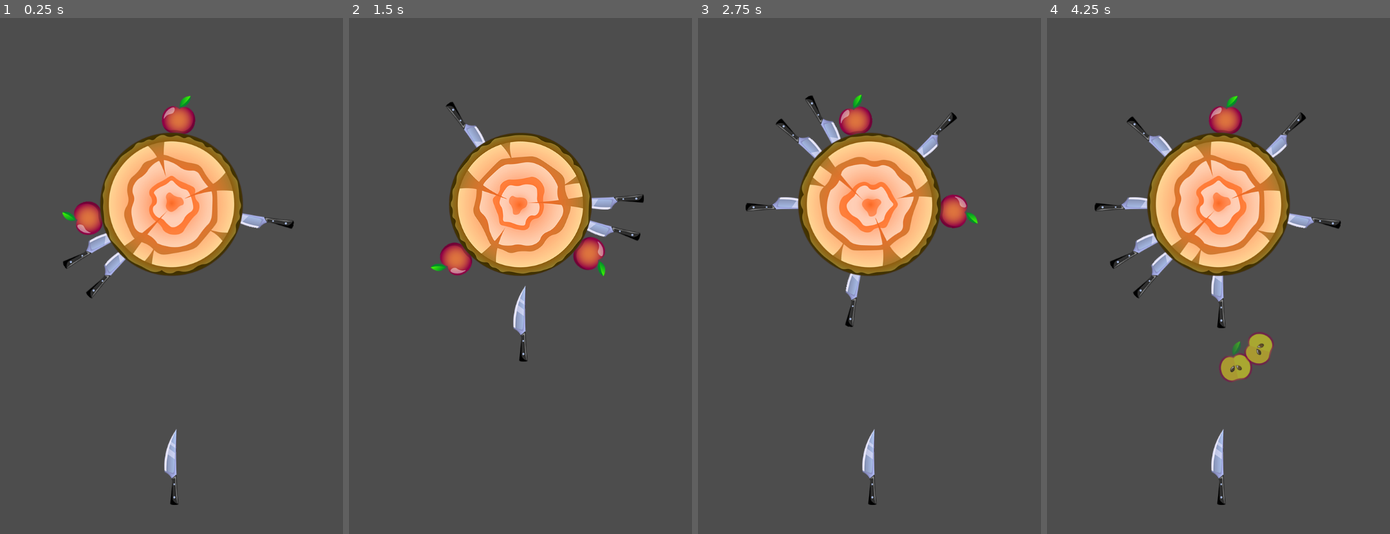
Above: before the commit, frames 1-4 (left to right).
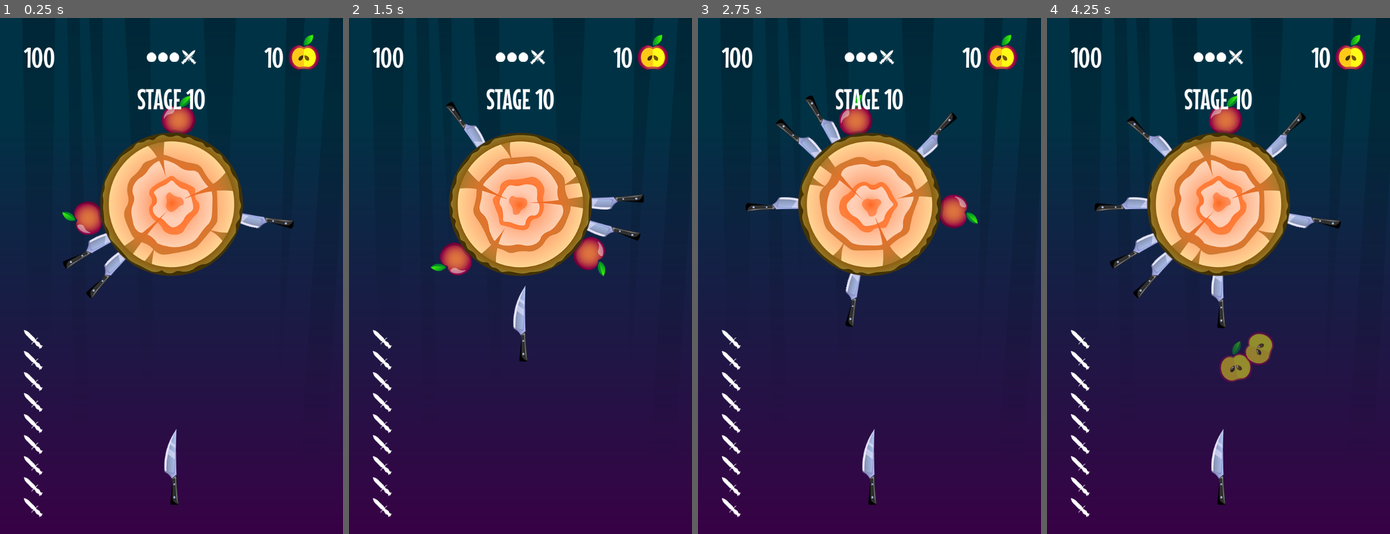
Above: after the commit, the same moments.

Repository: justkuzan/knife-throwing
Game: Godot game, scene res://scenes/game.tscn
Two runs of this game, one before a commit and one after it. Both use one fixed random seed, a clock stepped at 60 frames per second and the inputs below. The project has no main scene, so this scene is started directly.
Inputs (mouse positions are in pixels of both pictures, inside the frame that each line leads up to):
- Up to frame 1 (0.25 s): no input
- Up to frame 2 (1.5 s): move the mouse to (595, 250) at 0.52 s; click (595, 250) at 0.67 s; move the mouse to (451, 301) at 1.27 s; click (451, 301) at 1.42 s
- Up to frame 3 (2.75 s): move the mouse to (903, 162) at 2.02 s; click (903, 162) at 2.17 s
- Up to frame 4 (4.25 s): move the mouse to (1201, 379) at 2.77 s; click (1201, 379) at 2.92 s; move the mouse to (1321, 353) at 3.52 s; click (1321, 353) at 3.67 s

The runs differ from the first frame. In frame 1, 89% of the frame differs, in the area x 0-100%, y 0-100%; in frame 2, 89%; in frame 3, 89%; in frame 4, 88%.

Commit message:
Created HUD

Diff:
--- /dev/null
+++ b/elements/ui/hud/hud.tscn
@@ -0,0 +1,135 @@
+[gd_scene load_steps=7 format=3 uid="uid://depwcc7wakmbn"]
+
+[ext_resource type="Texture2D" uid="uid://cxc0eg6ywmqi5" path="res://assets/background.png" id="1_62tqk"]
+[ext_resource type="Theme" uid="uid://425n7b2wgemi" path="res://styles/main.theme" id="2_p7kvt"]
+[ext_resource type="Texture2D" uid="uid://c8avdj5qs1klg" path="res://assets/circle_1.png" id="3_udgck"]
+[ext_resource type="Texture2D" uid="uid://fj11q3al6t66" path="res://assets/boss_ico.png" id="4_2xxep"]
+[ext_resource type="Texture2D" uid="uid://dfoxeyqgynyxa" path="res://assets/apple_ico.png" id="5_2xxep"]
+[ext_resource type="Texture2D" uid="uid://c5jx2g5jh4i36" path="res://assets/knife_ico_2.png" id="6_n5s42"]
+
+[node name="HUD" type="CanvasLayer"]
+layer = 5
+
+[node name="CanvasLayer" type="CanvasLayer" parent="."]
+layer = -5
+
+[node name="TextureRect" type="TextureRect" parent="CanvasLayer"]
+anchors_preset = 15
+anchor_right = 1.0
+anchor_bottom = 1.0
+grow_horizontal = 2
+grow_vertical = 2
+texture = ExtResource("1_62tqk")
+
+[node name="MarginContainer" type="MarginContainer" parent="."]
+anchors_preset = 15
+anchor_right = 1.0
+anchor_bottom = 1.0
+grow_horizontal = 2
+grow_vertical = 2
+theme_override_constants/margin_left = 50
+theme_override_constants/margin_top = 35
+theme_override_constants/margin_right = 50
+theme_override_constants/margin_bottom = 35
+
+[node name="VBoxContainer" type="VBoxContainer" parent="MarginContainer"]
+layout_mode = 2
+theme = ExtResource("2_p7kvt")
+
+[node name="HBoxContainer" type="HBoxContainer" parent="MarginContainer/VBoxContainer"]
+layout_mode = 2
+
+[node name="Label" type="Label" parent="MarginContainer/VBoxContainer/HBoxContainer"]
+layout_mode = 2
+size_flags_horizontal = 3
+text = "100"
+
+[node name="HBoxContainer" type="HBoxContainer" parent="MarginContainer/VBoxContainer/HBoxContainer"]
+layout_mode = 2
+size_flags_horizontal = 3
+alignment = 1
+
+[node name="TextureRect" type="TextureRect" parent="MarginContainer/VBoxContainer/HBoxContainer/HBoxContainer"]
+layout_mode = 2
+texture = ExtResource("3_udgck")
+stretch_mode = 5
+
+[node name="TextureRect2" type="TextureRect" parent="MarginContainer/VBoxContainer/HBoxContainer/HBoxContainer"]
+layout_mode = 2
+texture = ExtResource("3_udgck")
+stretch_mode = 5
+
+[node name="TextureRect3" type="TextureRect" parent="MarginContainer/VBoxContainer/HBoxContainer/HBoxContainer"]
+layout_mode = 2
+texture = ExtResource("3_udgck")
+stretch_mode = 5
+
+[node name="TextureRect4" type="TextureRect" parent="MarginContainer/VBoxContainer/HBoxContainer/HBoxContainer"]
+layout_mode = 2
+texture = ExtResource("4_2xxep")
+stretch_mode = 5
+
+[node name="HBoxContainer2" type="HBoxContainer" parent="MarginContainer/VBoxContainer/HBoxContainer"]
+layout_mode = 2
+size_flags_horizontal = 3
+theme_override_constants/separation = 10
+alignment = 2
+
+[node name="Label" type="Label" parent="MarginContainer/VBoxContainer/HBoxContainer/HBoxContainer2"]
+layout_mode = 2
+text = "10"
+
+[node name="TextureRect" type="TextureRect" parent="MarginContainer/VBoxContainer/HBoxContainer/HBoxContainer2"]
+custom_minimum_size = Vector2(0, 95)
+layout_mode = 2
+texture = ExtResource("5_2xxep")
+stretch_mode = 4
+
+[node name="Label" type="Label" parent="MarginContainer/VBoxContainer"]
+layout_mode = 2
+text = "STAGE 10"
+horizontal_alignment = 1
+
+[node name="HBoxContainer2" type="HBoxContainer" parent="MarginContainer/VBoxContainer"]
+layout_mode = 2
+size_flags_vertical = 3
+
+[node name="VBoxContainer" type="VBoxContainer" parent="MarginContainer/VBoxContainer/HBoxContainer2"]
+layout_mode = 2
+alignment = 2
+
+[node name="TextureRect" type="TextureRect" parent="MarginContainer/VBoxContainer/HBoxContainer2/VBoxContainer"]
+layout_mode = 2
+texture = ExtResource("6_n5s42")
+
+[node name="TextureRect2" type="TextureRect" parent="MarginContainer/VBoxContainer/HBoxContainer2/VBoxContainer"]
+layout_mode = 2
+texture = ExtResource("6_n5s42")
+
+[node name="TextureRect3" type="TextureRect" parent="MarginContainer/VBoxContainer/HBoxContainer2/VBoxContainer"]
+layout_mode = 2
+texture = ExtResource("6_n5s42")
+
+[node name="TextureRect4" type="TextureRect" parent="MarginContainer/VBoxContainer/HBoxContainer2/VBoxContainer"]
+layout_mode = 2
+texture = ExtResource("6_n5s42")
+
+[node name="TextureRect5" type="TextureRect" parent="MarginContainer/VBoxContainer/HBoxContainer2/VBoxContainer"]
+layout_mode = 2
+texture = ExtResource("6_n5s42")
+
+[node name="TextureRect6" type="TextureRect" parent="MarginContainer/VBoxContainer/HBoxContainer2/VBoxContainer"]
+layout_mode = 2
+texture = ExtResource("6_n5s42")
+
+[node name="TextureRect7" type="TextureRect" parent="MarginContainer/VBoxContainer/HBoxContainer2/VBoxContainer"]
+layout_mode = 2
+texture = ExtResource("6_n5s42")
+
+[node name="TextureRect8" type="TextureRect" parent="MarginContainer/VBoxContainer/HBoxContainer2/VBoxContainer"]
+layout_mode = 2
+texture = ExtResource("6_n5s42")
+
+[node name="TextureRect9" type="TextureRect" parent="MarginContainer/VBoxContainer/HBoxContainer2/VBoxContainer"]
+layout_mode = 2
+texture = ExtResource("6_n5s42")
--- a/scenes/game.tscn
+++ b/scenes/game.tscn
@@ -1,14 +1,18 @@
-[gd_scene load_steps=3 format=3 uid="uid://cqmy6mbsm02mq"]
+[gd_scene load_steps=4 format=3 uid="uid://cqmy6mbsm02mq"]
 
+[ext_resource type="PackedScene" uid="uid://depwcc7wakmbn" path="res://elements/ui/hud/hud.tscn" id="1_lnu2h"]
 [ext_resource type="PackedScene" uid="uid://bafhhrf8d4upd" path="res://elements/knife_shooter/knife_shooter.tscn" id="1_uwrxv"]
 [ext_resource type="PackedScene" uid="uid://c8h55axbaxtg7" path="res://elements/targets/target/target.tscn" id="2_yqjtg"]
 
 [node name="Game" type="Node2D"]
 
+[node name="HUD" parent="." instance=ExtResource("1_lnu2h")]
+
 [node name="KnifeShooter" parent="." instance=ExtResource("1_uwrxv")]
-position = Vector2(0, 400)
+position = Vector2(360, 940)
 
 [node name="Target" parent="." instance=ExtResource("2_yqjtg")]
-position = Vector2(0, -150)
+position = Vector2(360, 390)
 
 [node name="Camera2D" type="Camera2D" parent="."]
+position = Vector2(360, 540)
Binary file added: styles/main.theme
